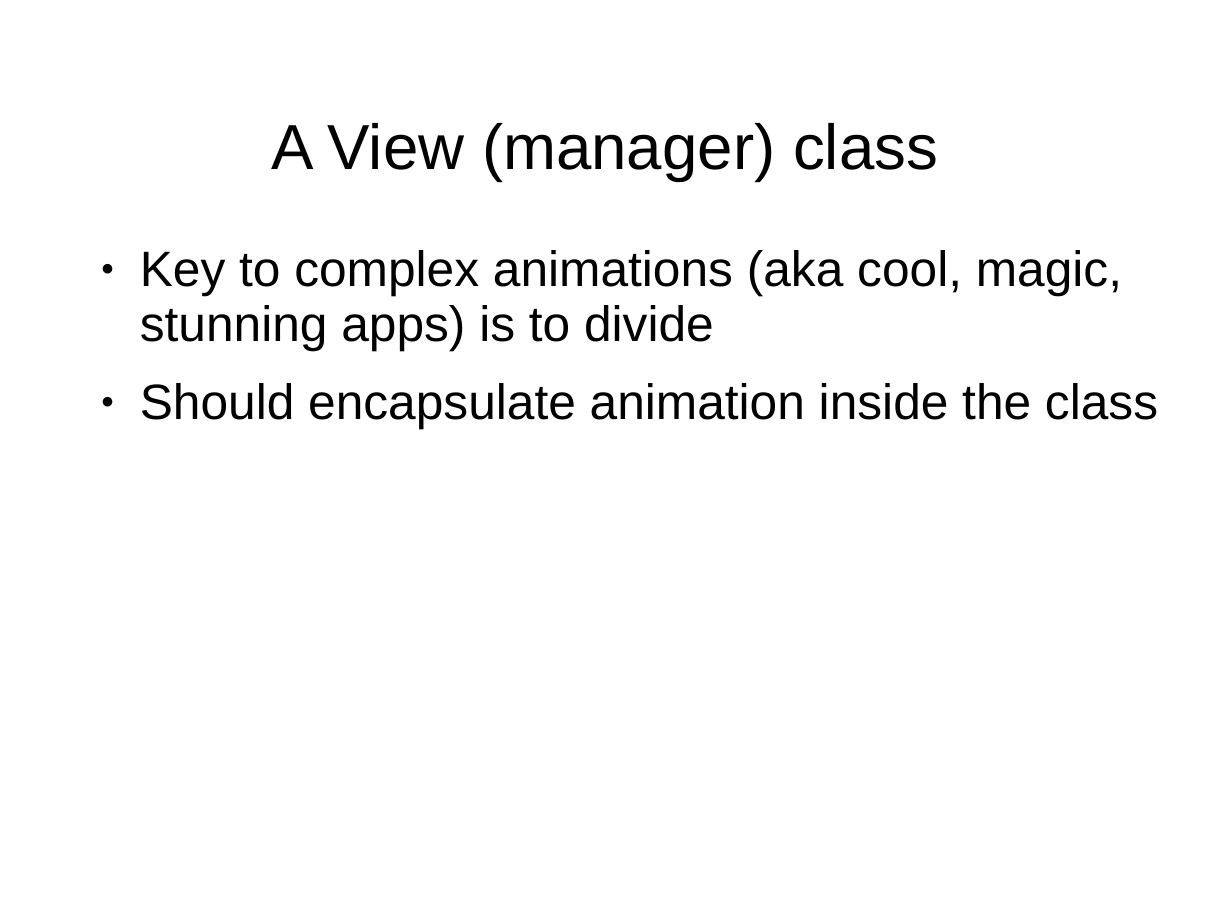
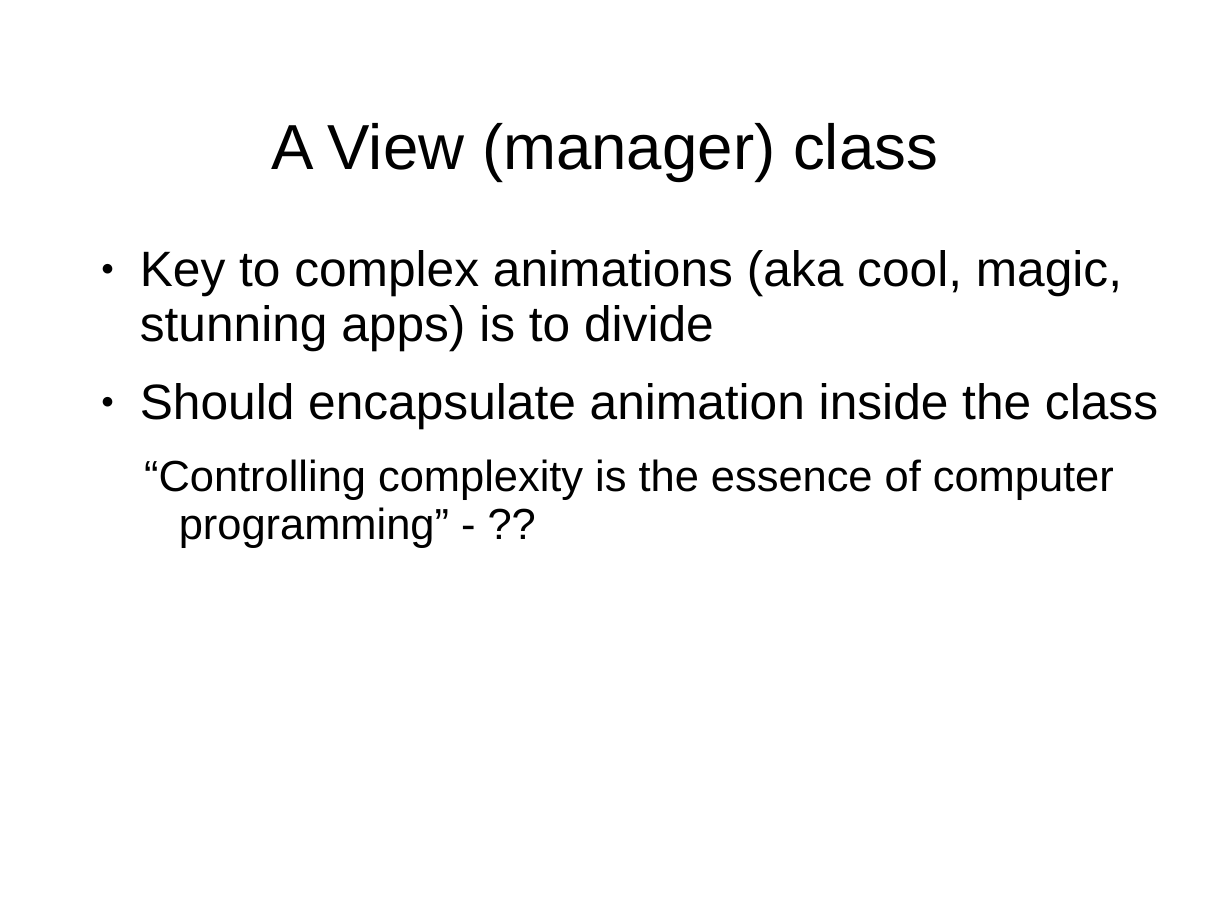
Before and after one commit to puppetMaster3/bikeSheding, a slide deck: slide 16 of training/2of2.ppt. Drawn at 1232x924 pixels with LibreOffice and Linux fonts; fonts in the diff are those of the drawing; background and template pictures are left out. Boxes give left, top, right and bottom in pixels: in the first picture for what was removed or moved away, otherwise in the second. Text is boxed around its words. In the diff, an @@ line names an element or a change of style, - is before the commit and + after.

```diff
--- a/training/2of2.ppt
+++ b/training/2of2.ppt
@@ text at [144, 459, 1114, 548]: paragraph added @@
+  “Controlling complexity is the essence of computer programming” - ??
```
Also in this commit, not shown: 5 other slides changed, 2 slides added, 1 other file.
